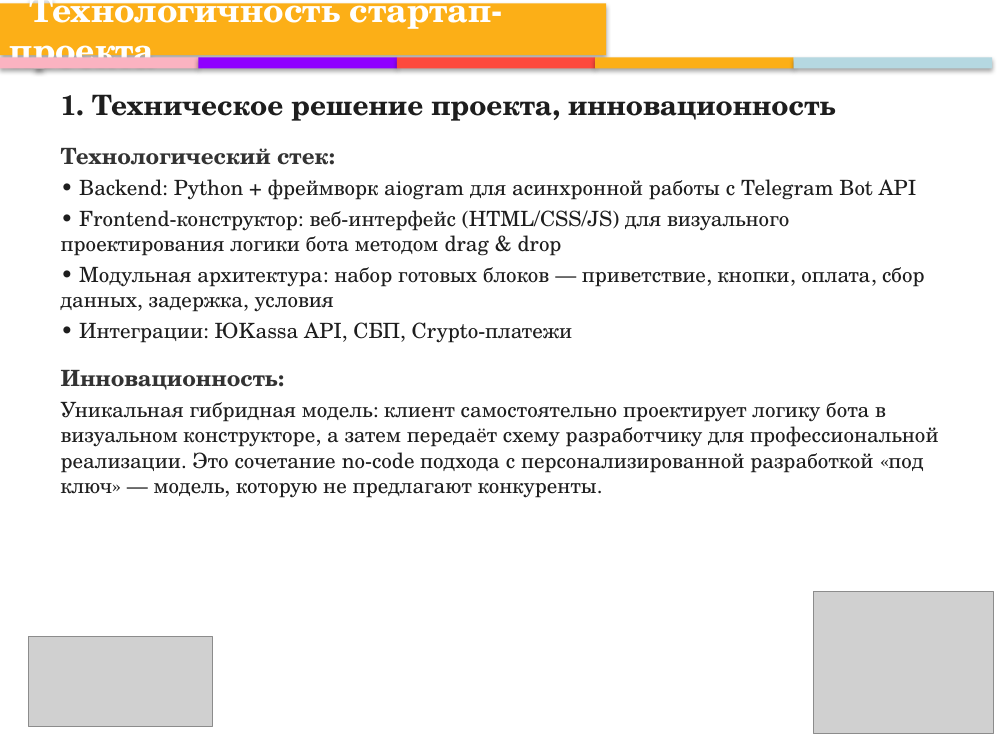
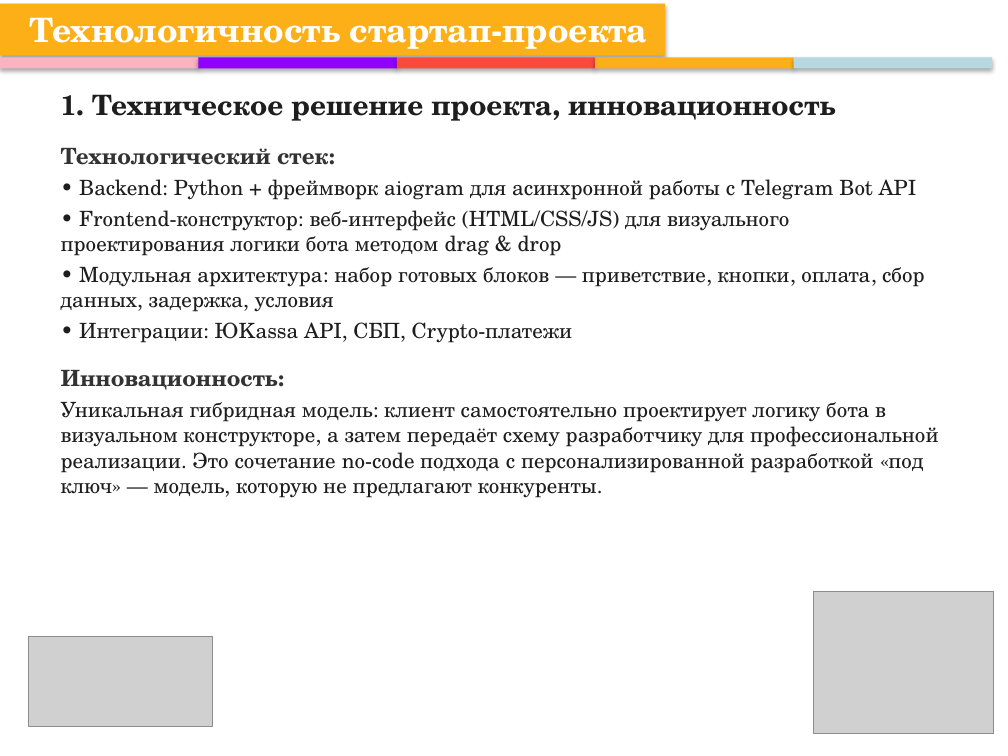
Before and after one commit to Nevermind0911/bots_for_everyone, a slide deck: slide 4 of docs/BotWork_Application.pptx. Drawn at 1008x756 pixels with LibreOffice and Linux fonts; fonts in the diff are those of the drawing; grey boxes stand for pictures. Boxes give left, top, right and bottom in pixels: in the first picture for what was removed or moved away, otherwise in the second. Text is boxed around its words. In the diff, an @@ line names an element or a change of style, - is before the commit and + after.

```diff
--- a/docs/BotWork_Application.pptx
+++ b/docs/BotWork_Application.pptx
@@ rectangle "Технологичность стартап-проекта": place and size @@
-rectangle "Технологичность стартап-проекта" at <box>0,3,606,54</box>
+rectangle "Технологичность стартап-проекта" at <box>0,4,665,55</box>
```
Also in this commit, not shown: 2 other slides changed.
